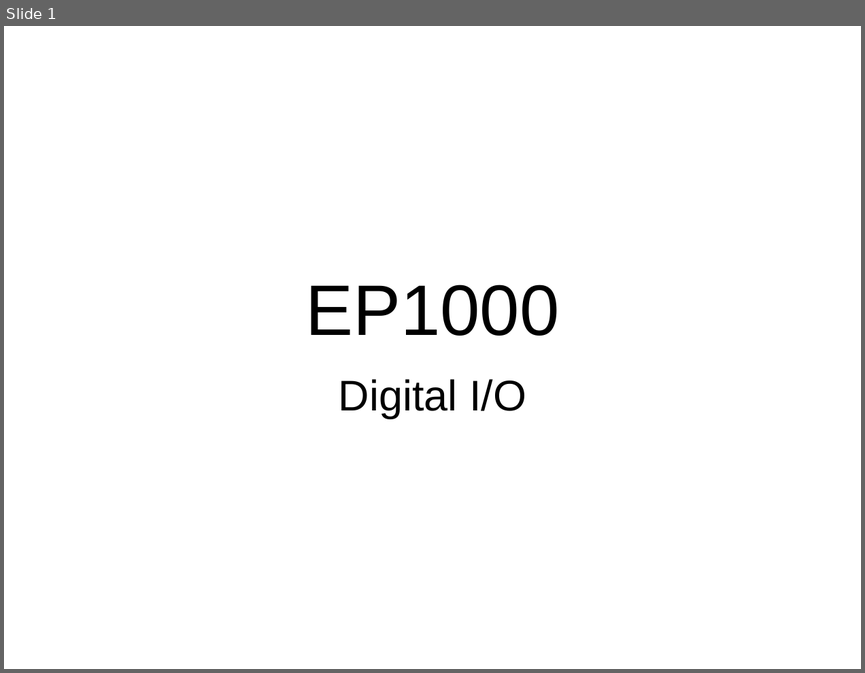
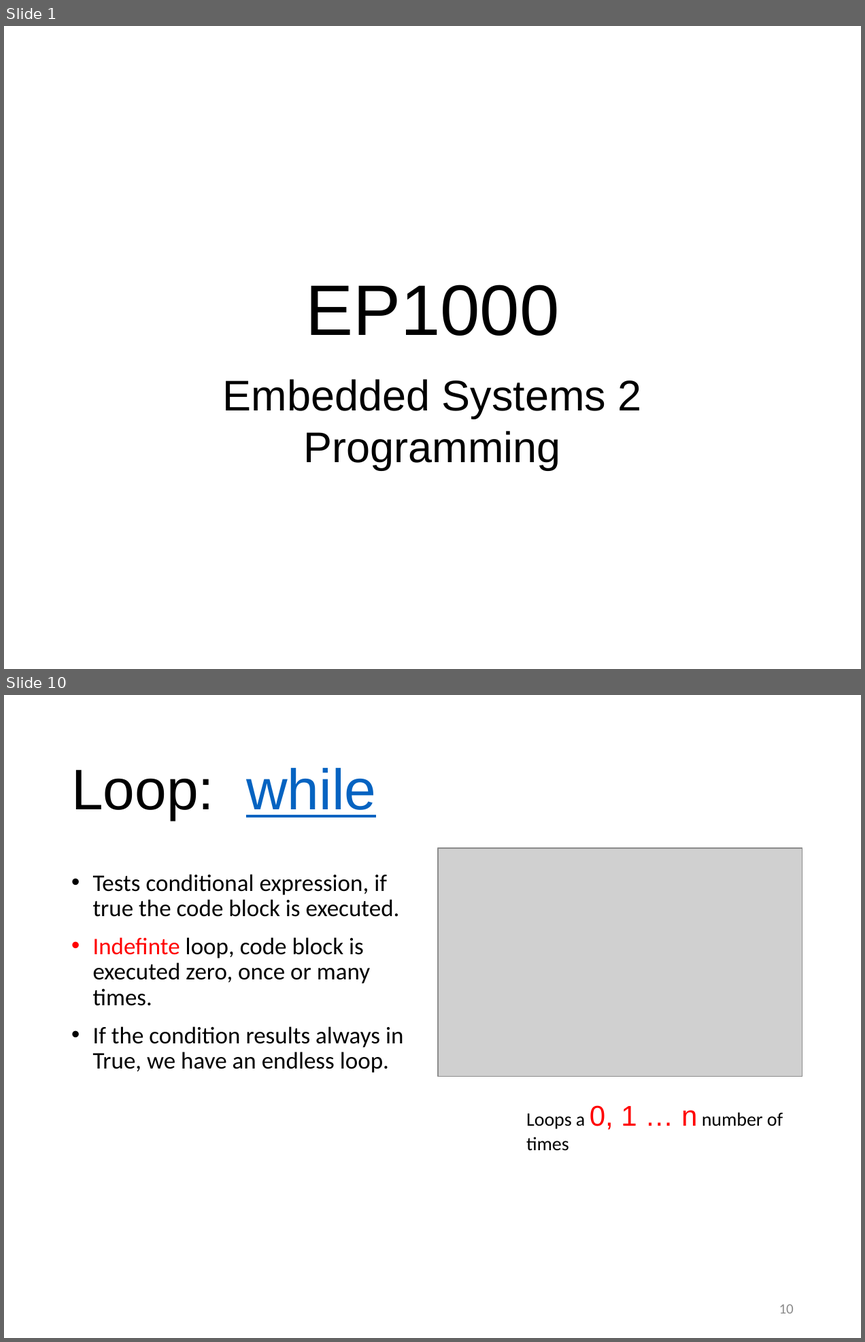
Before and after one commit to RDorville/digfab, a slide deck: presentations/ep1000_embedded2/ep1000_embedded2.pptx. Shown one above the other, each under a label of ours: slide 1 before the commit, slides 1 and 10 after it; the slides between them are not shown. The pictures are 865x673 and 865x1342 pixels, drawn with LibreOffice and Linux fonts; fonts in the diff are those of the drawing; grey boxes stand for pictures; background and template pictures are left out. Boxes give left, top, right and bottom in pixels: in the first picture for what was removed or moved away, otherwise in the second. Text is boxed around its words. In the diff, an @@ line names an element or a change of style, - is before the commit and + after.

```diff
--- a/presentations/ep1000_embedded2/ep1000_embedded2.pptx
+++ b/presentations/ep1000_embedded2/ep1000_embedded2.pptx
@@ slide 10 added at <box>4,695,861,1338</box>, background #FFFFFF @@
@@ title added at <box>71,768,376,820</box>, 48 pt, text #000000 @@
+Loop: while
@@ picture added at <box>438,849,802,1076</box> @@
@@ text added at <box>93,874,403,1072</box>, 20 pt, text #000000 @@
+• Tests conditional expression, if true the code block is executed.
+• Indefinte loop, code block is executed zero, once or many times.
+• If the condition results always in True, we have an endless loop.
@@ text added at <box>526,1105,783,1151</box>, 16 pt, text #000000 @@
+Loops a 0, 1 … n number of times
@@ page number added at <box>779,1304,793,1313</box>, 12 pt, text #8C8C8C @@
+10
@@ slide 1 changed as well @@
@@ subtitle at <box>223,379,642,469</box>: text changed @@
-Digital I/O
+Embedded Systems 2
+Programming
```
Also in this commit, not shown: 1 other slide changed, 14 other slides added, 18 slides removed, 1 other file.
